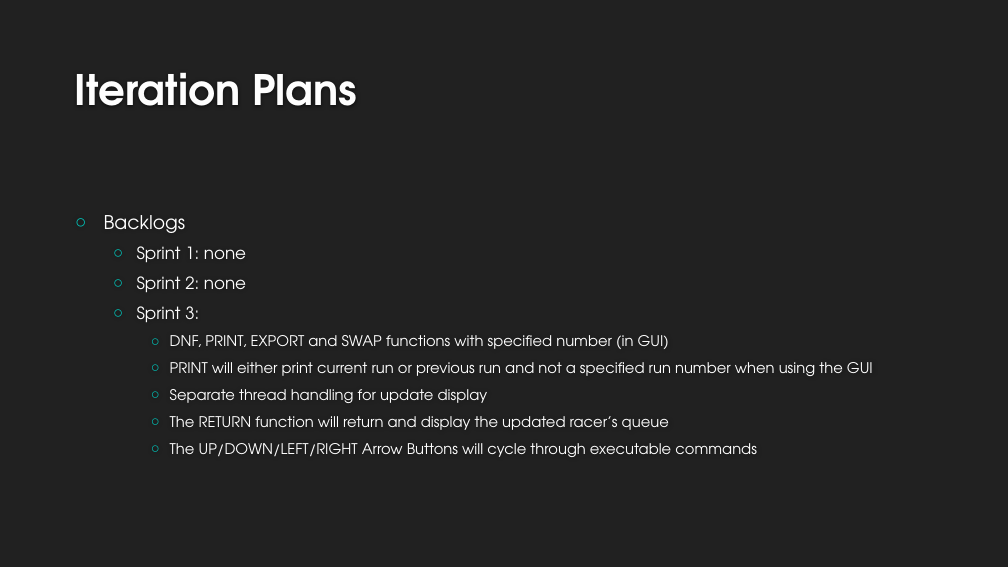
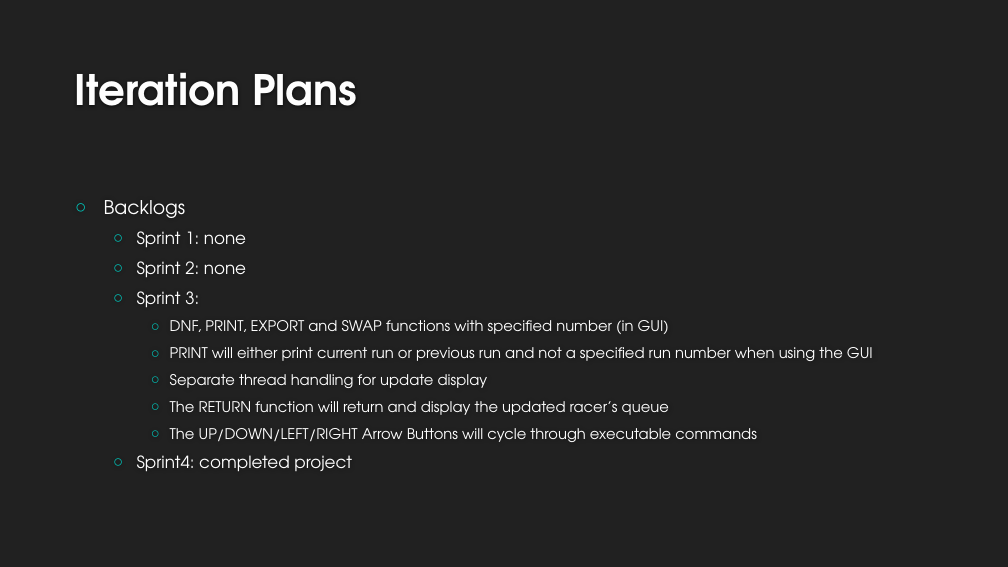
Before and after one commit to Fastwatch/FastWatch361, a slide deck: slide 6 of Artifacts/Presentation/Fastwatch.pptx (slide 7 before the commit). Drawn at 1008x567 pixels with LibreOffice and Linux fonts; fonts in the diff are those of the drawing; background and template pictures are left out. Boxes give left, top, right and bottom in pixels: in the first picture for what was removed or moved away, otherwise in the second. Text is boxed around its words. In the diff, an @@ line names an element or a change of style, - is before the commit and + after.

```diff
--- a/Artifacts/Presentation/Fastwatch.pptx
+++ b/Artifacts/Presentation/Fastwatch.pptx
@@ text at bbox=[137, 455, 352, 472]: paragraph added @@
+  ○ Sprint4: completed project
```
Also in this commit, not shown: 2 other slides changed, 2 slides added, 4 slides removed, 1 other file.
